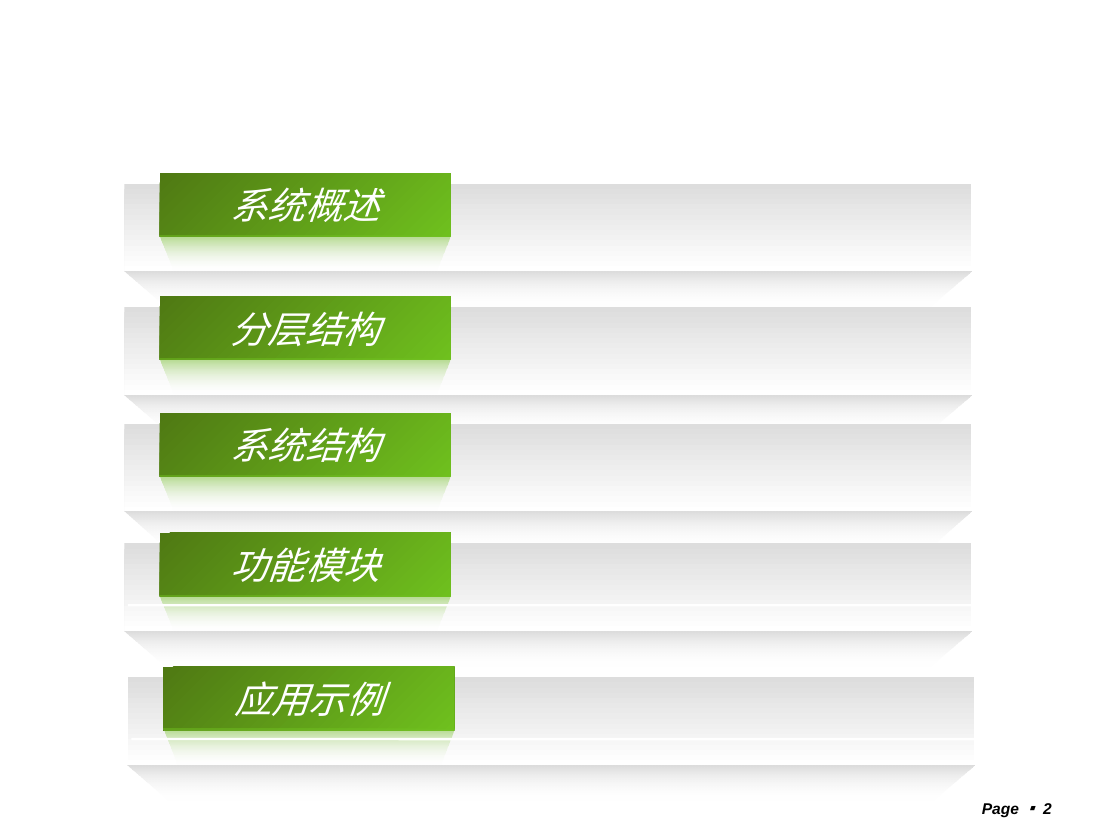
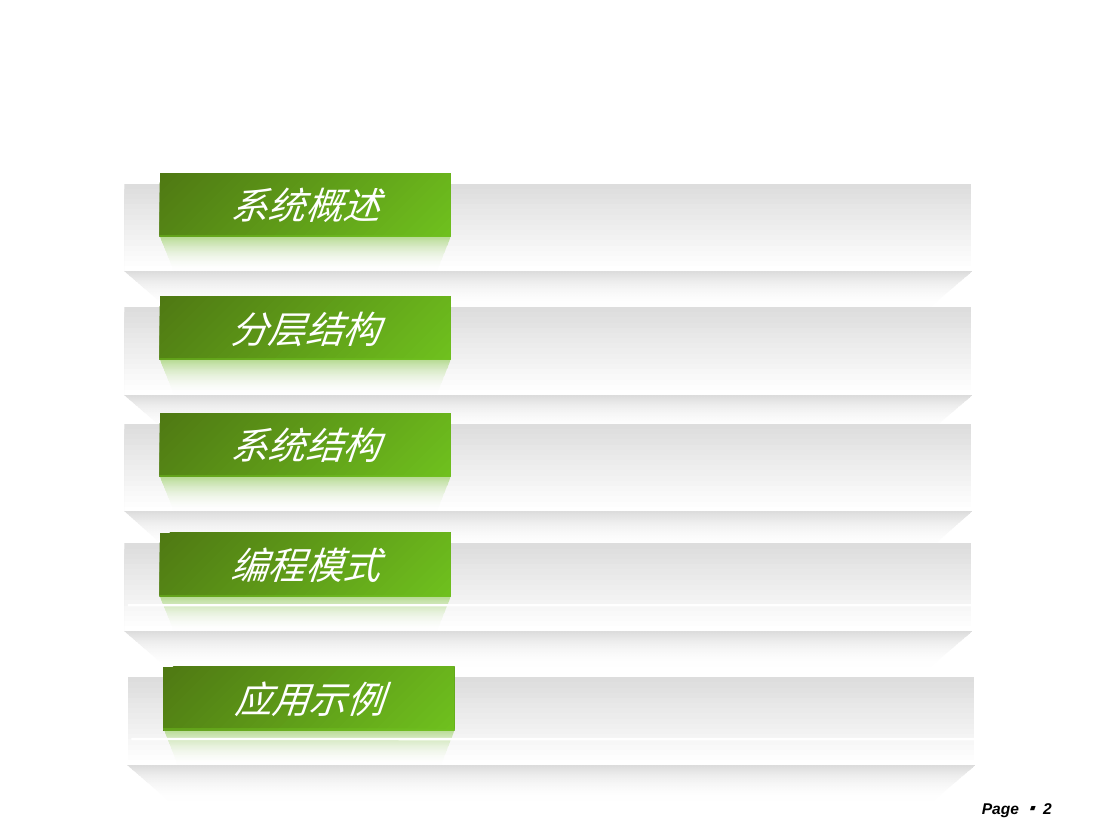
Before and after one commit to shtzr840329/mooon, a slide deck: slide 2 of distributed_platform/docs/mooon.ppt. Drawn at 1120x840 pixels with LibreOffice and Linux fonts; fonts in the diff are those of the drawing; background and template pictures are left out. Boxes give left, top, right and bottom in pixels: in the first picture for what was removed or moved away, otherwise in the second. Text is boxed around its words. In the diff, an @@ line names an element or a change of style, - is before the commit and + after.

```diff
--- a/distributed_platform/docs/mooon.ppt
+++ b/distributed_platform/docs/mooon.ppt
@@ text in rectangle at <box>230,547,379,582</box>: text changed @@
-功能模块
+编程模式
```
Also in this commit, not shown: 3 other slides changed, 2 slides added, 2 slides removed.
